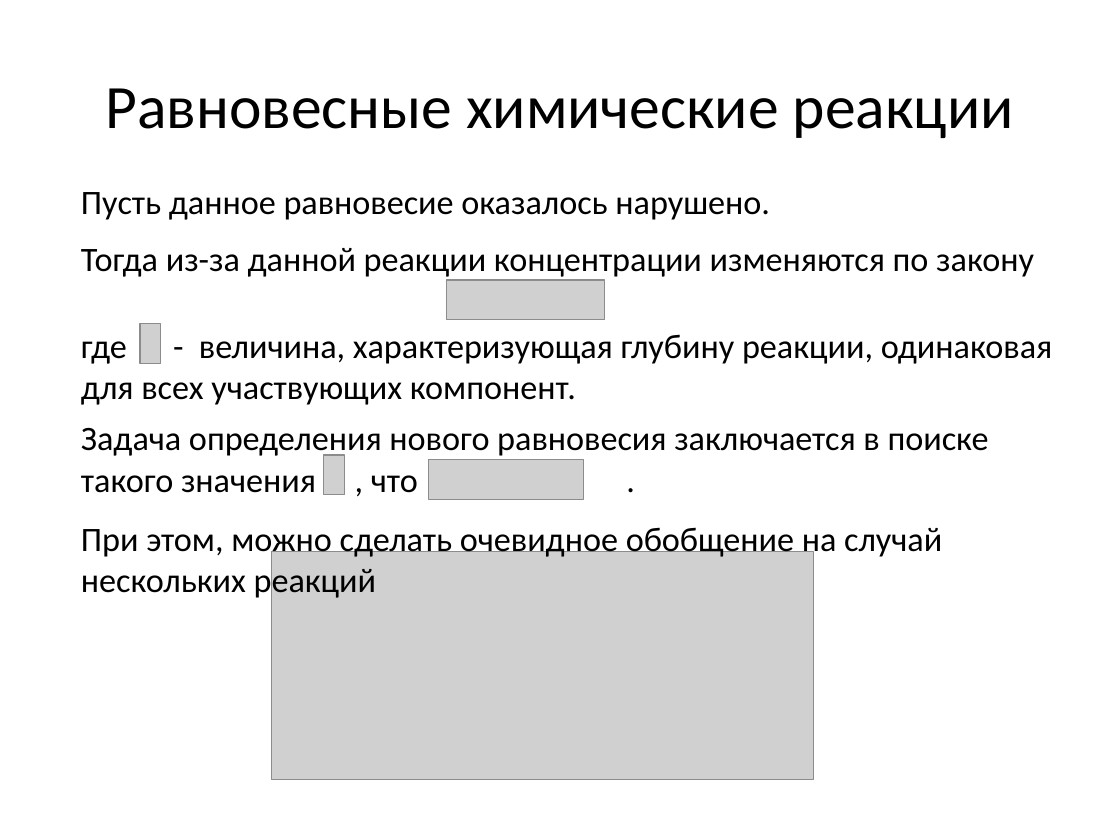
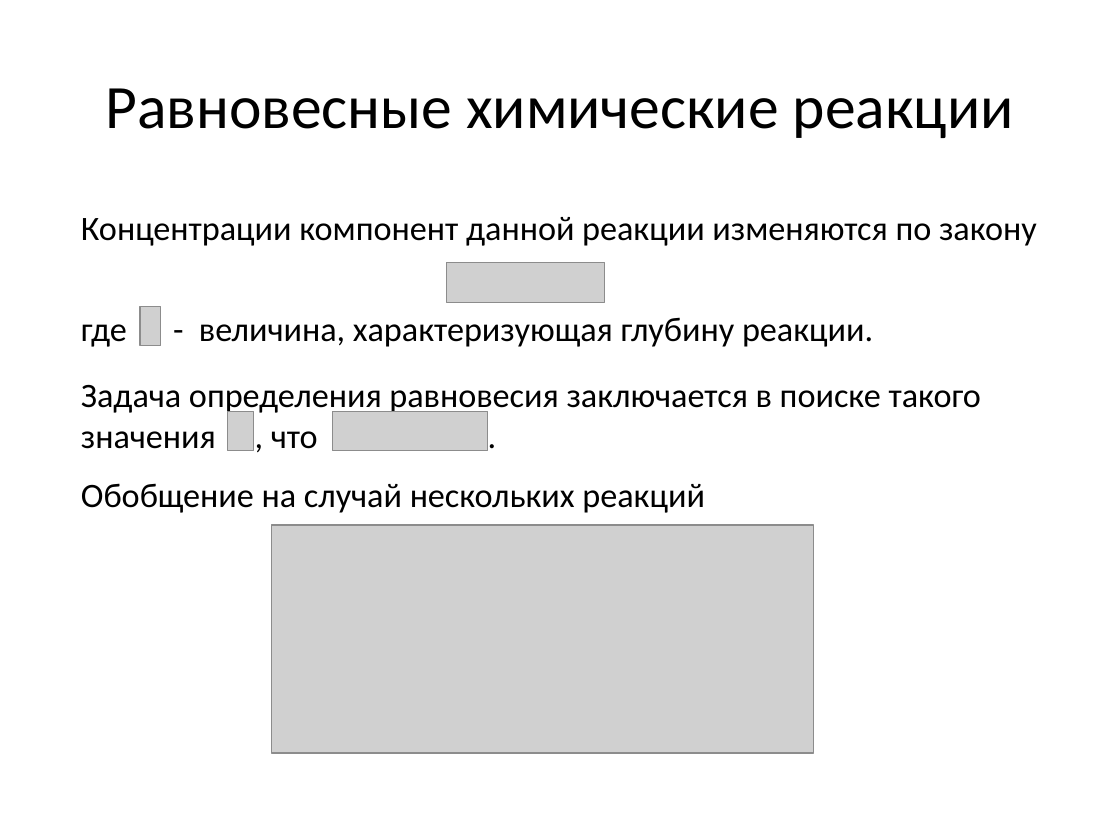
Before and after one commit to GrininViktor/Diplom, a slide deck: slide 6 of Презентация.pptx. Drawn at 1120x840 pixels with LibreOffice and Linux fonts; fonts in the diff are those of the drawing; grey boxes stand for pictures. Boxes give left, top, right and bottom in pixels: in the first picture for what was removed or moved away, otherwise in the second. Text is boxed around its words. In the diff, an @@ line names an element or a change of style, - is before the commit and + after.

```diff
--- a/Презентация.pptx
+++ b/Презентация.pptx
@@ text at (81,217,1037,246): text changed @@
-Пусть данное равновесие оказалось нарушено.
-Тогда из-за данной реакции концентрации изменяются по закону
+Концентрации компонент данной реакции изменяются по закону
@@ picture: place and size @@
-picture at (446,280,605,319)
+picture at (446,262,605,301)
@@ text at (81,317,873,347): text changed @@
-где - величина, характеризующая глубину реакции, одинаковая для всех участвующих компонент.
+где - величина, характеризующая глубину реакции.
@@ picture: place and size @@
-picture at (140,324,160,363)
+picture at (140,306,160,345)
@@ text at (81,385,981,513): text changed @@
-Задача определения нового равновесия заключается в поиске такого значения , что .
-При этом, можно сделать очевидное обобщение на случай нескольких реакций
+Задача определения равновесия заключается в поиске такого значения , что .
+Обобщение на случай нескольких реакций
@@ picture: place and size @@
-picture at (324,455,344,494)
+picture at (227,411,253,450)
@@ picture: place and size @@
-picture at (429,459,585,498)
+picture at (333,411,488,450)
@@ picture: place and size @@
-picture at (271,551,813,780)
+picture at (271,525,813,754)
```
Also in this commit, not shown: 10 other slides changed, 5 slides added, 1 slide removed, 2 other files.
